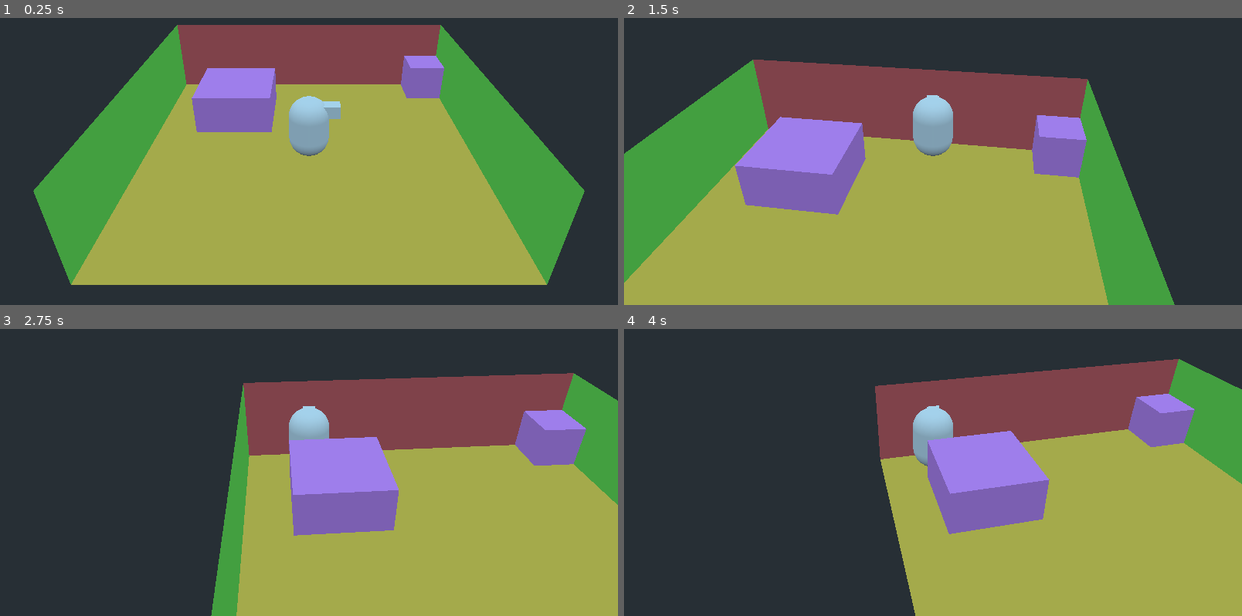
Above: before the commit, frames 1-4 (two rows, left to right).
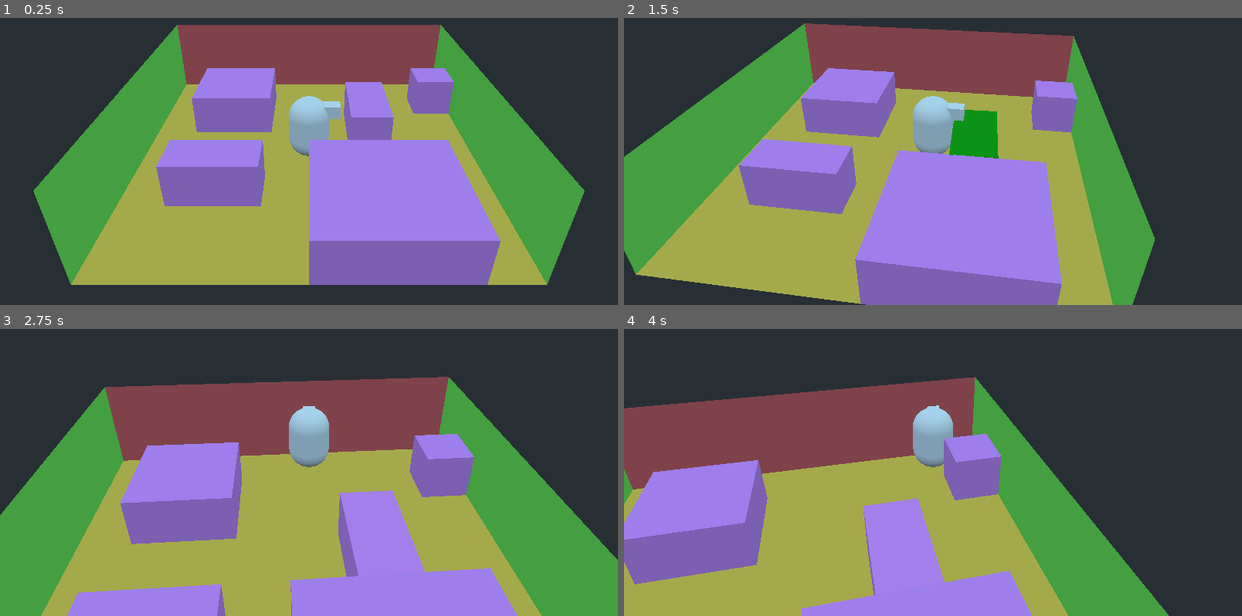
Above: after the commit, the same moments.

Repository: dsvoid/3d1
Game: Godot game, scene res://scenes and scripts/Level.tscn
The game is run twice, just before and just after one commit, with the same random seed, the same clock (stepped at 60 frames per second) and the same inputs.
Inputs (mouse positions are in pixels of both pictures, inside the frame that each line leads up to):
- Up to frame 1 (0.25 s): no input
- Up to frame 2 (1.5 s): tap Enter at 0.5 s; move the mouse to (963, 124) at 0.52 s; hold F (use_key) 0.53-1.28 s; hold W (move_up) from 0.53 s (still down); move the mouse to (902, 127) at 1.27 s; tap F (use_key) at 1.35 s
- Up to frame 3 (2.75 s): keep holding W (move_up); move the mouse to (321, 429) at 2.02 s; hold F (use_key) from 2.03 s (still down)
- Up to frame 4 (4 s): keep holding W (move_up); move the mouse to (926, 440) at 2.77 s; release F (use_key) at 2.78 s; tap F (use_key) at 2.85 s; move the mouse to (976, 440) at 3.52 s; hold F (use_key) from 3.53 s (still down)

The runs differ from the first frame. In frame 1, 20% of the frame differs, in the area x 25-81%, y 13-94%; in frame 2, 38%; in frame 3, 60%; in frame 4, 72%, in the area x 0-100%, y 10-100%.

Commit message:
#10 fully functioning movement and rotation of 1x1, 2x2, 3x3, and 1x2 objects

Diff:
--- a/scenes and scripts/Level.tscn
+++ b/scenes and scripts/Level.tscn
@@ -6,57 +6,100 @@
 
 [sub_resource type="BoxShape" id=1]
 resource_local_to_scene = true
+margin = 0.001
+extents = Vector3( 0.5, 0.5, 0.5 )
+
+[sub_resource type="SpatialMaterial" id=2]
+albedo_color = Color( 0.968627, 0.6, 1, 1 )
+
+[sub_resource type="CubeMesh" id=3]
+resource_local_to_scene = true
+material = SubResource( 2 )
+size = Vector3( 1, 1, 1 )
+
+[sub_resource type="BoxShape" id=4]
+resource_local_to_scene = true
+margin = 0.001
+extents = Vector3( 1, 0.5, 1 )
+
+[sub_resource type="CubeMesh" id=5]
+resource_local_to_scene = true
+material = SubResource( 2 )
+size = Vector3( 2, 1, 2 )
+
+[sub_resource type="BoxShape" id=6]
+resource_local_to_scene = true
+margin = 0.001
+extents = Vector3( 0.5, 0.5, 1 )
+
+[sub_resource type="CubeMesh" id=7]
+resource_local_to_scene = true
+material = SubResource( 2 )
+size = Vector3( 1, 1, 2 )
+
+[sub_resource type="BoxShape" id=20]
+resource_local_to_scene = true
+margin = 0.001
+extents = Vector3( 1, 0.5, 0.5 )
+
+[sub_resource type="SpatialMaterial" id=21]
+albedo_color = Color( 0.968627, 0.6, 1, 1 )
+
+[sub_resource type="CubeMesh" id=22]
+resource_local_to_scene = true
+material = SubResource( 21 )
+size = Vector3( 2, 1, 1 )
+
+[sub_resource type="BoxShape" id=23]
+resource_local_to_scene = true
+margin = 0.001
+extents = Vector3( 1.5, 0.5, 1.5 )
+
+[sub_resource type="CubeMesh" id=24]
+resource_local_to_scene = true
+material = SubResource( 21 )
+size = Vector3( 3, 1, 3 )
+
+[sub_resource type="BoxShape" id=8]
+extents = Vector3( 4, 0, 4 )
+
+[sub_resource type="QuadMesh" id=9]
+size = Vector2( 8, 8 )
+
+[sub_resource type="SpatialMaterial" id=10]
+albedo_color = Color( 1, 0.811765, 0.305882, 1 )
+
+[sub_resource type="BoxShape" id=11]
+resource_local_to_scene = true
 extents = Vector3( 4, 1, 1 )
 
-[sub_resource type="SpatialMaterial" id=2]
+[sub_resource type="SpatialMaterial" id=12]
 albedo_color = Color( 1, 0.415686, 0.415686, 1 )
 
-[sub_resource type="QuadMesh" id=3]
-material = SubResource( 2 )
+[sub_resource type="QuadMesh" id=13]
+material = SubResource( 12 )
 size = Vector2( 8, 2 )
 
-[sub_resource type="BoxShape" id=4]
+[sub_resource type="BoxShape" id=14]
 resource_local_to_scene = true
 extents = Vector3( 1, 1, 4 )
 
-[sub_resource type="SpatialMaterial" id=5]
+[sub_resource type="SpatialMaterial" id=15]
 albedo_color = Color( 0.537255, 1, 0.352941, 1 )
 
-[sub_resource type="QuadMesh" id=6]
-resource_local_to_scene = true
-material = SubResource( 5 )
+[sub_resource type="QuadMesh" id=16]
+resource_local_to_scene = true
+material = SubResource( 15 )
 size = Vector2( 8, 2 )
 
-[sub_resource type="BoxShape" id=7]
+[sub_resource type="BoxShape" id=17]
 extents = Vector3( 4, 1, 1 )
 
-[sub_resource type="QuadMesh" id=8]
+[sub_resource type="QuadMesh" id=18]
 size = Vector2( 8, 2 )
 
-[sub_resource type="SpatialMaterial" id=9]
+[sub_resource type="SpatialMaterial" id=19]
 albedo_color = Color( 0.0980392, 0.768627, 1, 1 )
-
-[sub_resource type="BoxShape" id=10]
-extents = Vector3( 4, 0, 4 )
-
-[sub_resource type="QuadMesh" id=11]
-size = Vector2( 8, 8 )
-
-[sub_resource type="SpatialMaterial" id=12]
-albedo_color = Color( 1, 0.811765, 0.305882, 1 )
-
-[sub_resource type="BoxShape" id=13]
-resource_local_to_scene = true
-margin = 0.001
-extents = Vector3( 1, 0.5, 1 )
-
-[sub_resource type="SpatialMaterial" id=14]
-albedo_color = Color( 0.968627, 0.6, 1, 1 )
-
-[sub_resource type="CubeMesh" id=15]
-resource_local_to_scene = true
-material = SubResource( 14 )
-size = Vector3( 2, 1, 2 )
 
 [node name="Level" type="Spatial"]
 
@@ -66,8 +109,62 @@
 [node name="Player" parent="." instance=ExtResource( 1 )]
 transform = Transform( 1, 0, 0, 0, 1, 0, 0, 0, 1, 4, 0, 4 )
 
-[node name="MovableObj" parent="." instance=ExtResource( 2 )]
-transform = Transform( 1, 0, 0, 0, 1, 0, 0, 0, 1, 7.5, 0.5, 0.5 )
+[node name="MovableObj1x1" parent="." instance=ExtResource( 2 )]
+transform = Transform( 1, 0, 0, 0, 1, 0, 0, 0, 1, 7.5, 0.5, 1.5 )
+
+[node name="CollisionShape" parent="MovableObj1x1" index="0"]
+shape = SubResource( 1 )
+
+[node name="DefaultMeshInstance" parent="MovableObj1x1" index="1"]
+mesh = SubResource( 3 )
+
+[node name="MovableObj2x2" parent="." instance=ExtResource( 2 )]
+transform = Transform( 1, 0, 0, 0, 1, 0, 0, 0, 1, 2, 0.5, 2 )
+
+[node name="CollisionShape" parent="MovableObj2x2" index="0"]
+shape = SubResource( 4 )
+
+[node name="DefaultMeshInstance" parent="MovableObj2x2" index="1"]
+mesh = SubResource( 5 )
+
+[node name="MovableObj1x2" parent="." instance=ExtResource( 2 )]
+transform = Transform( 1, 0, 0, 0, 1, 0, 0, 0, 1, 5.5, 0.5, 3 )
+
+[node name="CollisionShape" parent="MovableObj1x2" index="0"]
+shape = SubResource( 6 )
+
+[node name="DefaultMeshInstance" parent="MovableObj1x2" index="1"]
+mesh = SubResource( 7 )
+
+[node name="MovableObj1x2b" parent="." instance=ExtResource( 2 )]
+transform = Transform( 1, 0, 0, 0, 1, 0, 0, 0, 1, 2, 0.5, 5.5 )
+
+[node name="CollisionShape" parent="MovableObj1x2b" index="0"]
+shape = SubResource( 20 )
+
+[node name="DefaultMeshInstance" parent="MovableObj1x2b" index="1"]
+mesh = SubResource( 22 )
+
+[node name="MovableObj3x3" parent="." instance=ExtResource( 2 )]
+transform = Transform( 1, 0, 0, 0, 1, 0, 0, 0, 1, 5.5, 0.5, 6.5 )
+
+[node name="CollisionShape" parent="MovableObj3x3" index="0"]
+shape = SubResource( 23 )
+
+[node name="DefaultMeshInstance" parent="MovableObj3x3" index="1"]
+mesh = SubResource( 24 )
+
+[node name="Floor" type="StaticBody" parent="."]
+transform = Transform( 1, 0, 0, 0, 1, 0, 0, 0, 1, 4, 0, 4 )
+collision_layer = 2
+
+[node name="CollisionShape" type="CollisionShape" parent="Floor"]
+shape = SubResource( 8 )
+
+[node name="MeshInstance" type="MeshInstance" parent="Floor"]
+transform = Transform( 1, 0, 0, 0, -4.37114e-08, 1, 0, -1, -4.37114e-08, 0, 0, -2.38419e-07 )
+mesh = SubResource( 9 )
+material/0 = SubResource( 10 )
 
 [node name="Walls" type="Node" parent="."]
 
@@ -116,32 +213,19 @@
 collision_mask = 3
 
 [node name="CollisionShape" type="CollisionShape" parent="Walls/SouthWall"]
-shape = SubResource( 7 )
+shape = SubResource( 17 )
 
 [node name="MeshInstance" type="MeshInstance" parent="Walls/SouthWall"]
 transform = Transform( -1, 0, -3.25841e-07, 0, 1, 0, 3.25841e-07, 0, -1, 0, 0, -1 )
-mesh = SubResource( 8 )
-material/0 = SubResource( 9 )
-
-[node name="Floor" type="StaticBody" parent="."]
-transform = Transform( 1, 0, 0, 0, 1, 0, 0, 0, 1, 4, 0, 4 )
-collision_layer = 2
-
-[node name="CollisionShape" type="CollisionShape" parent="Floor"]
-shape = SubResource( 10 )
-
-[node name="MeshInstance" type="MeshInstance" parent="Floor"]
-transform = Transform( 1, 0, 0, 0, -4.37114e-08, 1, 0, -1, -4.37114e-08, 0, 0, -2.38419e-07 )
-mesh = SubResource( 11 )
-material/0 = SubResource( 12 )
-
-[node name="MovableObj2x2" parent="." instance=ExtResource( 2 )]
-transform = Transform( 1, 0, 0, 0, 1, 0, 0, 0, 1, 2, 0.5, 2 )
-
-[node name="CollisionShape" parent="MovableObj2x2" index="0"]
-shape = SubResource( 13 )
-
-[node name="DefaultMeshInstance" parent="MovableObj2x2" index="1"]
-mesh = SubResource( 15 )
+mesh = SubResource( 18 )
+material/0 = SubResource( 19 )
+
+[editable path="MovableObj1x1"]
 
 [editable path="MovableObj2x2"]
+
+[editable path="MovableObj1x2"]
+
+[editable path="MovableObj1x2b"]
+
+[editable path="MovableObj3x3"]
--- a/scenes and scripts/MovableObj.gd
+++ b/scenes and scripts/MovableObj.gd
@@ -2,26 +2,20 @@
 
 var size_x: int = 1
 var size_z : int = 1
-var in_move_tween : bool = false
 var in_rot_tween : bool = false
 var rot_tween_complete : bool = false
 
 func _ready():
-	$MoveTween.connect("tween_completed", self, "on_move_tween_completed")
 	$RotTween.connect("tween_completed", self, "on_rot_tween_completed")
 	size_x = $CollisionShape.shape.extents.x * 2.0
 	size_z = $CollisionShape.shape.extents.z * 2.0
 
 func apply_move_tween(target):
-	in_move_tween = true
 	$MoveTween.interpolate_property(
 		self, "translation", translation, translation+target, Global.MOVE_TWEEN_DURATION,
 		Tween.TRANS_QUAD, Tween.EASE_IN_OUT
 	)
 	$MoveTween.start()
-
-func on_move_tween_completed(object,key):
-	in_move_tween = false
 
 func apply_rot_tween(target):
 	in_rot_tween = true
--- a/scenes and scripts/MovableObj.tscn
+++ b/scenes and scripts/MovableObj.tscn
@@ -30,6 +30,8 @@
 
 [node name="RotTween" type="Tween" parent="."]
 
+[node name="PivotTween" type="Tween" parent="."]
+
 [node name="PushRayCast" type="RayCast" parent="."]
 enabled = true
 cast_to = Vector3( 1, 0, 0 )
--- a/scenes and scripts/Player.gd
+++ b/scenes and scripts/Player.gd
@@ -7,11 +7,12 @@
 var align_rot_accel : float = 12.0
 var vel : Vector3 = Vector3()
 var grabbed_obj : StaticBody = null
-var grab_pos : Vector3 = Vector3.ZERO
-var move_dir : Vector3 = Vector3.ZERO
+var grab_pos : Vector3 = Vector3()
+var move_dir : Vector3 = Vector3()
 var rot_obj_dir : float = 0.0
-
-enum {IDLE,ALIGN_WITH_OBJ,HOLD_OBJ,MOVE_OBJ,ROT_OBJ}
+var look_dir : Vector3 = Vector3()
+var pivot_diff : Vector3 = Vector3()
+enum {IDLE,ALIGN_WITH_OBJ,HOLD_OBJ,MOVE_OBJ,ROT_OBJ,PIVOT_OBJ}
 var state : int = IDLE
 
 var in_move_obj_tween : bool = false
@@ -38,6 +39,8 @@
 			state_move_obj(delta)
 		ROT_OBJ:
 			state_rot_obj(delta)
+		PIVOT_OBJ:
+			state_pivot_obj(delta)
 	$CameraRig.global_transform.origin = global_transform.origin
 
 func state_idle(delta):
@@ -54,7 +57,6 @@
 func state_align_with_obj(delta):
 	var obj_pos = grabbed_obj.global_transform.origin
 	# TODO: update formula for arbitrarily sized MovableObj
-	var look_dir = grab_pos
 	if abs(obj_pos.x - grab_pos.x) > abs(obj_pos.z - grab_pos.z):
 		if grab_pos.x < obj_pos.x:
 			look_dir = Vector3(1,0,0)
@@ -91,12 +93,13 @@
 	var rot_ccw_input = inputs[3]
 	var move_obj = false
 	var rot_obj = false
+	var pivot_obj = false
 	var valid_player_back_movement = true
+	var obj_pos = grabbed_obj.global_transform.origin
 	grab_pos = global_transform.origin
 	if Input.is_action_pressed(forward_input) or Input.is_action_pressed(backward_input):
 		move_obj = true
 		# check for potential collisions before allowing forward movement
-		var obj_pos = grabbed_obj.global_transform.origin
 		var valid_player_place = true
 		if Input.is_action_pressed(forward_input):
 			move_dir = Vector3(cos(rotation.y), 0, -sin(rotation.y))
@@ -139,16 +142,64 @@
 				raycast.queue_free()
 				break
 			raycast.queue_free()
-	elif Input.is_action_pressed(rot_cw_input):
-		rot_obj_dir = -PI/2
-		rot_obj = true
-	elif Input.is_action_pressed(rot_ccw_input):
-		rot_obj_dir = PI/2
-		rot_obj = true
+	elif Input.is_action_pressed(rot_cw_input) or Input.is_action_pressed(rot_ccw_input):
+		if Input.is_action_pressed(rot_cw_input):
+			rot_obj_dir = -PI/2
+		elif Input.is_action_pressed(rot_ccw_input):
+			rot_obj_dir = PI/2
+		if grabbed_obj.size_x == grabbed_obj.size_z:
+			rot_obj = true
+		else:
+			pivot_obj = true
+			# determine if collision would occur before pivoting
+			var perp_dir = look_dir.rotated(Vector3.UP,rot_obj_dir)
+			var coll_points = []
+			if(grabbed_obj.size_x > grabbed_obj.size_z):
+				var add_z = sign(rot_obj_dir) * sign(grab_pos.x - obj_pos.x)
+				if look_dir.x != 0:
+					add_z = perp_dir.z
+				for x in range(grabbed_obj.size_x):
+					var coll_x = obj_pos.x - 0.5 + x
+					var coll_z = obj_pos.z + add_z
+					coll_points.append(Vector3(coll_x, 2.5, coll_z))
+			else:
+				var add_x = sign(rot_obj_dir) * -sign(grab_pos.z - obj_pos.z)
+				if look_dir.z != 0:
+					add_x = perp_dir.x
+				for z in range(grabbed_obj.size_z):
+					var coll_x = obj_pos.x + add_x
+					var coll_z = obj_pos.z - 0.5 + z
+					coll_points.append(Vector3(coll_x, 2.5, coll_z))
+			for coll_point in coll_points:
+				var raycast = RayCast.new()
+				add_child(raycast)
+				raycast.global_transform.origin = coll_point
+				raycast.set_cast_to(Vector3(0,-2,0))
+				raycast.set_collision_mask_bit(0,true)
+				raycast.set_collision_mask_bit(1,true)
+				raycast.set_collision_mask_bit(2,true)
+				raycast.set_exclude_parent_body(false)
+				raycast.set_enabled(true)
+				raycast.force_raycast_update()
+				if raycast.is_colliding():
+					pivot_obj = false
+					raycast.queue_free()
+					break
+				raycast.queue_free()
+			# modify origin point of object for simple rotation appearance
+			if pivot_obj:
+				var pivot_point = grab_pos + look_dir
+				pivot_diff = obj_pos - pivot_point
+				pivot_diff.y = 0
+				grabbed_obj.global_transform.origin -= pivot_diff
+				grabbed_obj.get_node("CollisionShape").global_transform.origin += pivot_diff
+				grabbed_obj.get_node("DefaultMeshInstance").global_transform.origin += pivot_diff
 	if move_obj and valid_player_back_movement:
 		state = MOVE_OBJ
 	elif rot_obj:
 		state = ROT_OBJ
+	elif pivot_obj:
+		state = PIVOT_OBJ
 
 func state_move_obj(delta):
 	if move_obj_tween_complete:
@@ -163,6 +214,21 @@
 
 func state_rot_obj(delta):
 	if grabbed_obj.rot_tween_complete:
+		grabbed_obj.rot_tween_complete = false
+		state = HOLD_OBJ
+		return
+	if not grabbed_obj.in_rot_tween:
+		grabbed_obj.apply_rot_tween(rot_obj_dir)
+
+func state_pivot_obj(delta):
+	if grabbed_obj.rot_tween_complete:
+		var post_diff = pivot_diff.rotated(Vector3.UP,rot_obj_dir)
+		grabbed_obj.global_transform.origin += post_diff
+		grabbed_obj.get_node("CollisionShape").translation = Vector3.ZERO
+		grabbed_obj.get_node("DefaultMeshInstance").translation = Vector3.ZERO
+		var mid = grabbed_obj.size_x
+		grabbed_obj.size_x = grabbed_obj.size_z
+		grabbed_obj.size_z = mid
 		grabbed_obj.rot_tween_complete = false
 		state = HOLD_OBJ
 		return
Not shown: 4 places in scenes and scripts/Level.tscn that only renumber resources
Not shown: 1 places in scenes and scripts/MovableObj.tscn that only renumber resources
